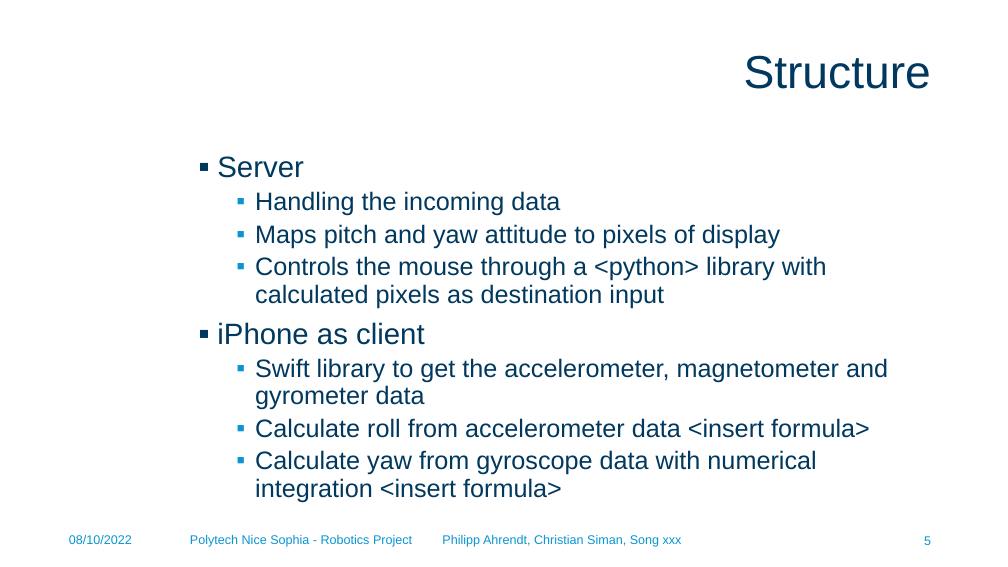
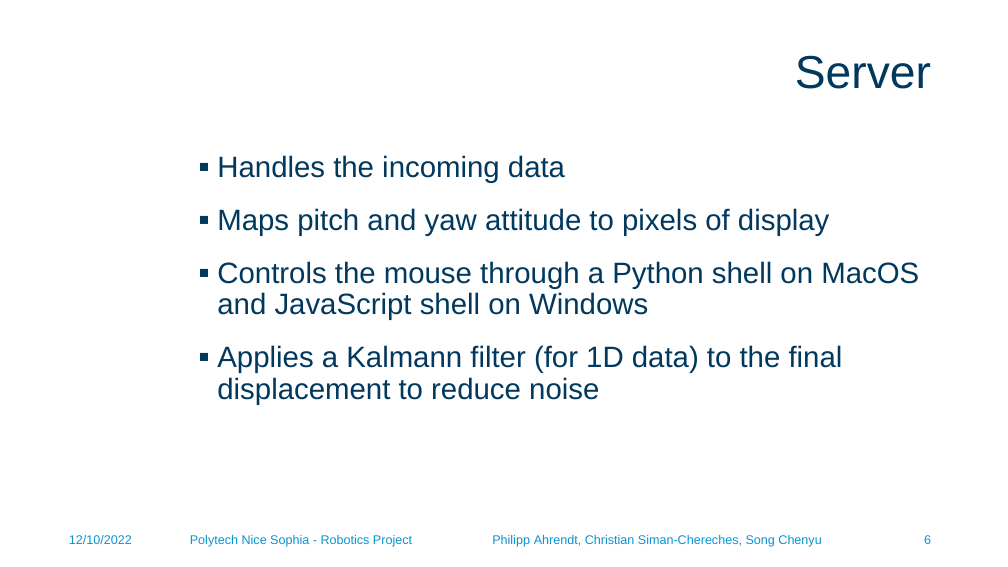
Before and after one commit to phiahr/accel_mouse, a slide deck: slide 6 of Robotics project.pptx (slide 5 before the commit). Drawn at 1008x567 pixels with LibreOffice and Linux fonts; fonts in the diff are those of the drawing; background and template pictures are left out. Boxes give left, top, right and bottom in pixels: in the first picture for what was removed or moved away, otherwise in the second. Text is boxed around its words. In the diff, an @@ line names an element or a change of style, - is before the commit and + after.

```diff
--- a/Robotics project.pptx
+++ b/Robotics project.pptx
@@ title at (795, 55, 931, 89): text changed @@
-Structure
+Server
@@ text at (217, 155, 565, 183): text changed; size 24 to 28 pt @@
-▪ Server
-  ▪ Handling the incoming data
+▪ Handles the incoming data
@@ text at (217, 208, 829, 236): size 24 to 28 pt in "Maps pitch and yaw attitude to pixels ..."; list level 2 to 1 in "Maps pitch and yaw attitude ..."; bullet colour #0A95D2 to #00385E @@
@@ text at (217, 261, 919, 405): text changed; size 24 to 28 pt @@
-  ▪ Controls the mouse through a <python> library with calculated pixels as destination input
-▪ iPhone as client
-  ▪ Swift library to get the accelerometer, magnetometer and gyrometer data
-  ▪ Calculate roll from accelerometer data <insert formula>
-  ▪ Calculate yaw from gyroscope data with numerical integration <insert formula>
+▪ Controls the mouse through a Python shell on MacOS and JavaScript shell on Windows
+▪ Applies a Kalmann filter (for 1D data) to the final displacement to reduce noise
@@ text at (69, 535, 132, 544): text changed @@
-08/10/2022
+12/10/2022
@@ text at (190, 535, 821, 547): text changed @@
-Polytech Nice Sophia - Robotics Project Philipp Ahrendt, Christian Siman, Song xxx
+Polytech Nice Sophia - Robotics Project Philipp Ahrendt, Christian Siman-Chereches, Song Chenyu
```
Also in this commit, not shown: 7 other slides changed, 16 slides added, 2 slides removed, 5 other files.
